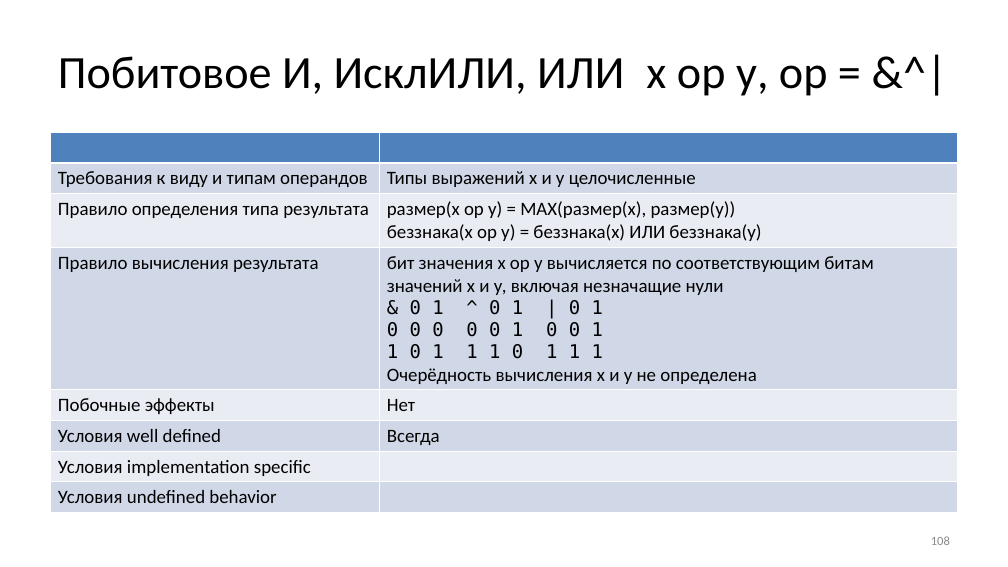
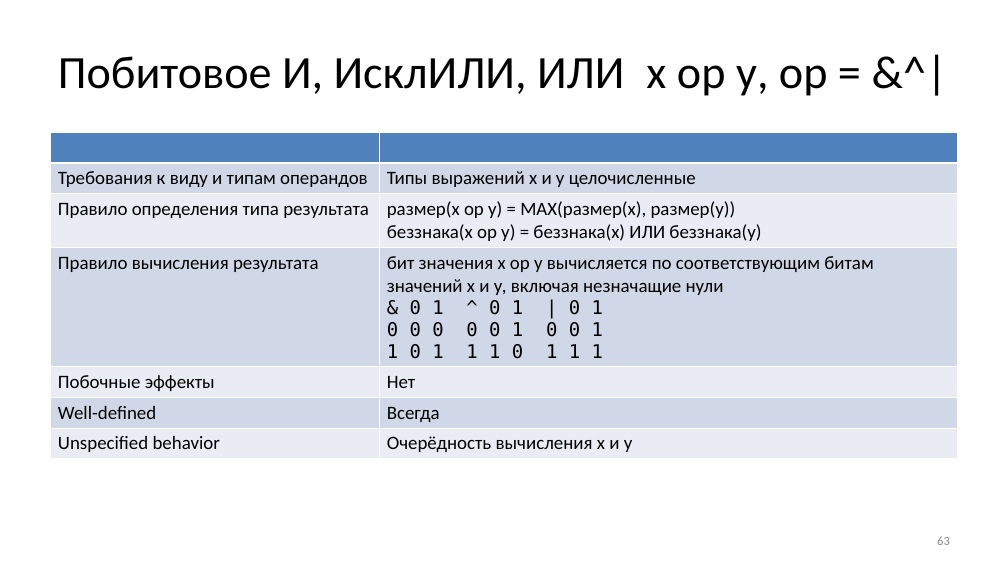
Before and after one commit to Evgueni-Petrov-aka-espetrov/Algorithms-and-Programming-in-C-pptx, a slide deck: slide 63 of 04 Выражения.pptx (slide 108 before the commit). Drawn at 1008x567 pixels with LibreOffice and Linux fonts; fonts in the diff are those of the drawing. Boxes give left, top, right and bottom in pixels: in the first picture for what was removed or moved away, otherwise in the second. Text is boxed around its words. In the diff, an @@ line names an element or a change of style, - is before the commit and + after.

Commit message:
переструктурировал, добавил unspecified behavior

```diff
--- a/04 Выражения.pptx
+++ b/04 Выражения.pptx
@@ table at (x1=51, y1=132, x2=958, y2=460) @@
-row 4, column 2: бит значения х ор у вычисляется по соответствующим битам значений х и у, включая незначащие нули / & 0 1 ^ 0 1 | 0 1 / 0 0 0 0 0 1 0 0 1 / 1 0 1 1 1 0 1 1 1 / Очерёдность вычисления х и у не определена
+row 4, column 2: бит значения х ор у вычисляется по соответствующим битам значений х и у, включая незначащие нули / & 0 1 ^ 0 1 | 0 1 / 0 0 0 0 0 1 0 0 1 / 1 0 1 1 1 0 1 1 1
-row 6: Условия well defined | Всегда
-row 7: Условия implementation specific | 
-row 8: Условия undefined behavior | 
+row 6: Well-defined | Всегда
+row 7: Unspecified behavior | Очерёдность вычисления х и у
@@ page number at (x1=937, y1=536, x2=950, y2=545): text changed @@
-108
+63
```
Also in this commit, not shown: 27 other slides changed, 3 slides added.
